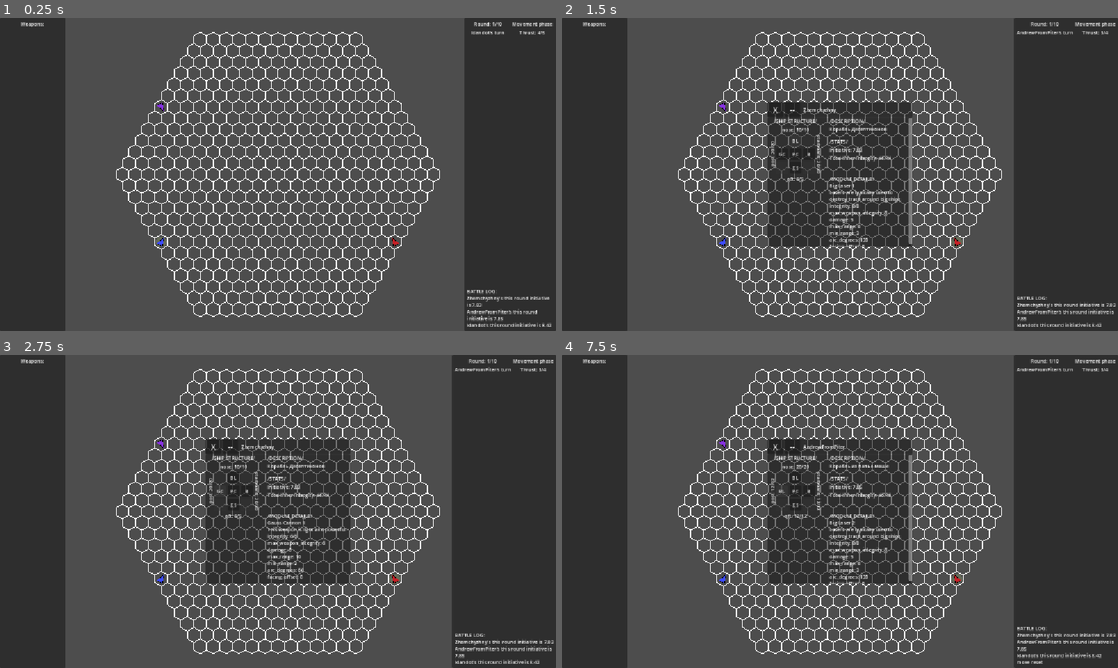
Above: before the commit, frames 1-4 (two rows, left to right).
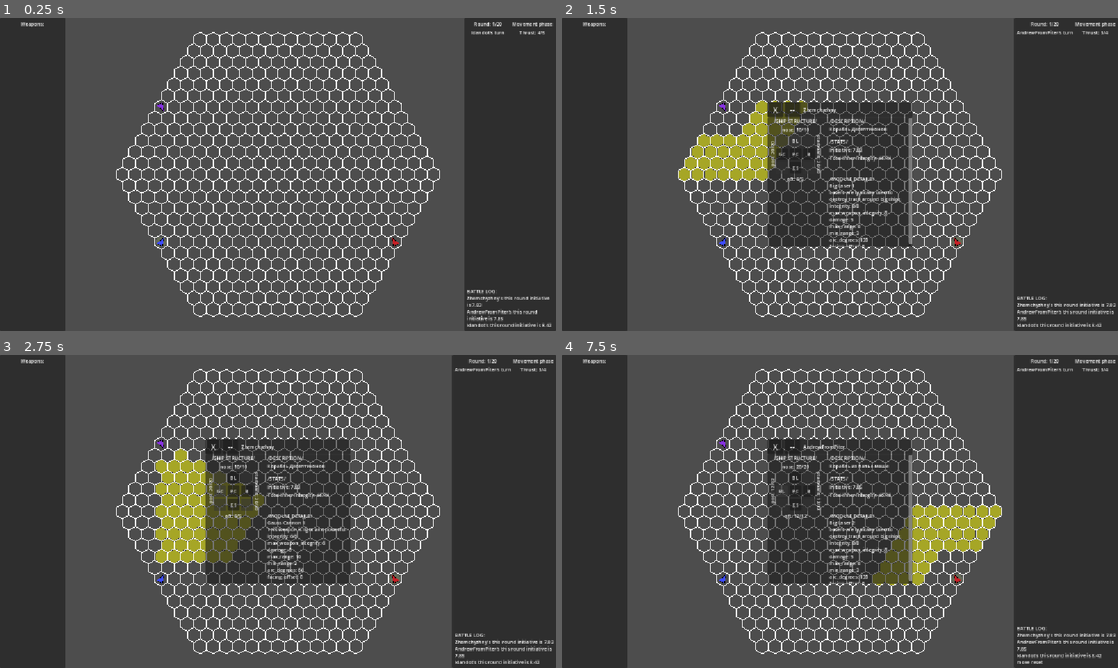
Above: after the commit, the same moments.

Repository: Idandot/Space-Arena
Game: Godot game, scene res://Base Class/Arena.tscn
Two runs of this game, one before a commit and one after it. Both use one fixed random seed, a clock stepped at 60 frames per second and the inputs below.
Inputs (mouse positions are in pixels of both pictures, inside the frame that each line leads up to):
- Up to frame 1 (0.25 s): no input
- Up to frame 2 (1.5 s): tap Enter (end_turn) at 0.5 s; drag from (723, 105) to (684, 174) at 0.52 s; click "BL" at 1.25 s
- Up to frame 3 (2.75 s): click "GC" at 2 s
- Up to frame 4 (7.5 s): click "PC" at 2.75 s; click "B" at 3.5 s; click "E1" at 4.25 s; click "--" at 5 s; click "X" at 5.75 s; tap Backspace (reset_move) at 6.5 s; drag from (956, 580) to (684, 511) at 6.52 s; click "BL" at 7.25 s

The runs differ from the first frame. In frame 1, less than 0.1% of the frame differs, in the area x 89-90%, y 1-3%; in frame 2, 2.4%; in frame 3, 3.6%, in the area x 28-89%, y 1-67%; in frame 4, 2.6%.

Commit message:
0.1.10.2 Inspected weapon highlight
- HexGrid: now supports layers of highlight
- Hex: Highlighted hex visual changed

- ShipLayout: now doesn't use highlight
- WeaponControlSystem: manages highlight on layer CURRENT_WEAPON
- ShipContents: manages highlight on layer INSPECTED_WEAPON
- Module: destruction message now goes to log
- Arena: round limit 10 -> 20

Diff:
--- a/Autoload Class/HexGrid.gd
+++ b/Autoload Class/HexGrid.gd
@@ -8,6 +8,10 @@
 var _grid_radius: int
 var _grid: Dictionary[Vector2i, Hex]
 
+enum highlight_layers {CURRENT_WEAPON, INSPECTED_WEAPON}
+
+#Dictionary[StringName, Variant]
+var _highlight_layers: Dictionary[highlight_layers, Dictionary]
 
 func create_grid(radius: int):
 	if _hex == null:
@@ -44,18 +48,38 @@
 func set_hex_scene(hex: PackedScene):
 	_hex = hex
 
-func highlight(hexes: Array[Vector2i],color:= Color.WHITE,force_initial_alpha := false, reset := true) -> void:
-	if reset:
-		reset_highlight()
+func highlight_layer(
+	layer: highlight_layers,
+	hexes: Array[Vector2i],
+	color: Color,
+	force_initial_alpha := false,
+	reset_other:= false) -> void:
+	if reset_other:
+		_highlight_layers.clear()
 
 	if !force_initial_alpha:
 		color.a = 0.5
 
-	for hex_position in hexes:
-		if !_grid.has(hex_position):
-			continue
-		_grid[hex_position].fill_color = color
+	_highlight_layers[layer] = {"hexes": hexes, "color": color}
+	_rebuild_visuals()
 
-func reset_highlight() -> void:
+func clear_layer(layer) -> void:
+	_highlight_layers.erase(layer)
+	_rebuild_visuals()
+
+func clear_all_layers() -> void:
+	_highlight_layers.clear()
+	_rebuild_visuals()
+
+func _rebuild_visuals() -> void:
 	for hex: Hex in _grid.values():
-			hex.fill_color = Color.TRANSPARENT
+		hex.fill_color = Color.TRANSPARENT
+
+	for layer_data in _highlight_layers.values():
+		var hexes: Array[Vector2i] = layer_data["hexes"]
+		var color: Color = layer_data["color"]
+		for hex_position in hexes:
+			if !_grid.has(hex_position):
+				continue
+			_grid[hex_position].fill_color = color
+	return
--- a/Base Class/Arena.tscn
+++ b/Base Class/Arena.tscn
@@ -16,6 +16,7 @@
 [sub_resource type="Resource" id="Resource_c5xbw"]
 script = ExtResource("6_e5ake")
 actors_data = Array[ExtResource("3_7idsn")]([ExtResource("4_xf6yu"), ExtResource("5_8rq1b"), ExtResource("6_7idsn")])
+max_round = 20
 metadata/_custom_type_script = "uid://cemxx5dpd6xcu"
 
 [node name="Arena" type="Node2D" unique_id=1894896767]
--- a/Base Class/Hex.gd
+++ b/Base Class/Hex.gd
@@ -1,7 +1,8 @@
 extends Node2D
 class_name Hex
 
-var _points := []
+var _points: Array[Vector2] = []
+var _inner_points: Array[Vector2] = []
 @onready var _colPoly = $Area2D/CollisionPolygon2D
 var _color: Color = Color.WHITE
 var _coordinates: Vector2i
@@ -17,6 +18,7 @@
 	for i in range(7):
 		var angle = deg_to_rad(60*i + 30)
 		_points.append(Vector2(cos(angle), sin(angle))*side_size)
+		_inner_points.append(_points[i] * 0.9)
 	_colPoly.polygon = _points
 
 	self.position = AxialUtilities.axial_to_world(_coordinates)
@@ -25,4 +27,4 @@
 func _draw():
 	if len(_points) != 0:
 		draw_polyline(_points, _color)
-		draw_colored_polygon(_points, fill_color)
+		draw_colored_polygon(_inner_points, fill_color)
--- a/Base Class/ShipLayout.gd
+++ b/Base Class/ShipLayout.gd
@@ -40,7 +40,6 @@
 func get_module_or_null(position: Vector2i) -> Module:
 	if modules.has(position):
 		return modules[position]
-	print("Position is empty")
 	return null
 
 func _build_from_config(config: ActorConfig) -> void:
@@ -98,7 +97,7 @@
 
 func _on_action_phase_turn_started(_actor, phase: Enums.game_states):
 	if phase != Enums.game_states.ACTION:
-		HexGridClass.highlight([], Color.GREEN, false, true)
+
 		return
 	if _actor != parent:
 		return
--- a/Base Class/WeaponControlSystem.gd
+++ b/Base Class/WeaponControlSystem.gd
@@ -63,7 +63,9 @@
 	var current_weapon = get_current_weapon()
 	if current_weapon:
 		arc_hexes = current_weapon.get_arc_hexes()
-	HexGridClass.highlight(arc_hexes, Color.GREEN, false, true)
+	HexGridClass.highlight_layer(
+		HexGridClass.highlight_layers.CURRENT_WEAPON,
+		arc_hexes, Color.GREEN, false, false)
 
 func select_next_operational_weapon() -> void:
 	if weapons.is_empty():
@@ -97,6 +99,7 @@
 
 func _on_turn_started(_actor_emitter, phase: Enums.game_states):
 	if phase != Enums.game_states.ACTION:
+		HexGridClass.clear_layer(HexGridClass.highlight_layers.CURRENT_WEAPON)
 		return
 	next_weapon()
 
--- a/Modules/Module.gd
+++ b/Modules/Module.gd
@@ -38,7 +38,7 @@
 		parent.display_name, amount, module_name, _integrity.current, _integrity.maximum
 	])
 	if _integrity.current <= 0:
-		print(module_name, " module destroyed")
+		GameEvents.log_request.emit("%s: %s module destroyed" % [parent.display_name, module_name])
 		_active = false
 		destruction_action()
 		return abs(_integrity.current)
--- a/UI/WindowContents/ship_contents.gd
+++ b/UI/WindowContents/ship_contents.gd
@@ -157,6 +157,8 @@
 	_update_stats()
 
 func _update_module_details(module: Module) -> void:
+	HexGridClass.clear_layer(HexGridClass.highlight_layers.INSPECTED_WEAPON)
+
 	if not module:
 		module_details_label.text = "%s\nSelect module to inspect it" % SECTION_MODULE_DETAILS
 		return
@@ -172,6 +174,12 @@
 
 	module_details_label.text = "%s\n%s" % [SECTION_MODULE_DETAILS, details]
 
+	if module is Weapon:
+		var weapon: Weapon = module as Weapon
+		var arc_hexes: Array[Vector2i] = weapon.get_arc_hexes()
+		HexGridClass.highlight_layer(HexGridClass.highlight_layers.INSPECTED_WEAPON,
+		arc_hexes, Color.YELLOW, false, false)
+
 #Чистка
 func _clear_state() -> void:
 	_disconnect_signals()
